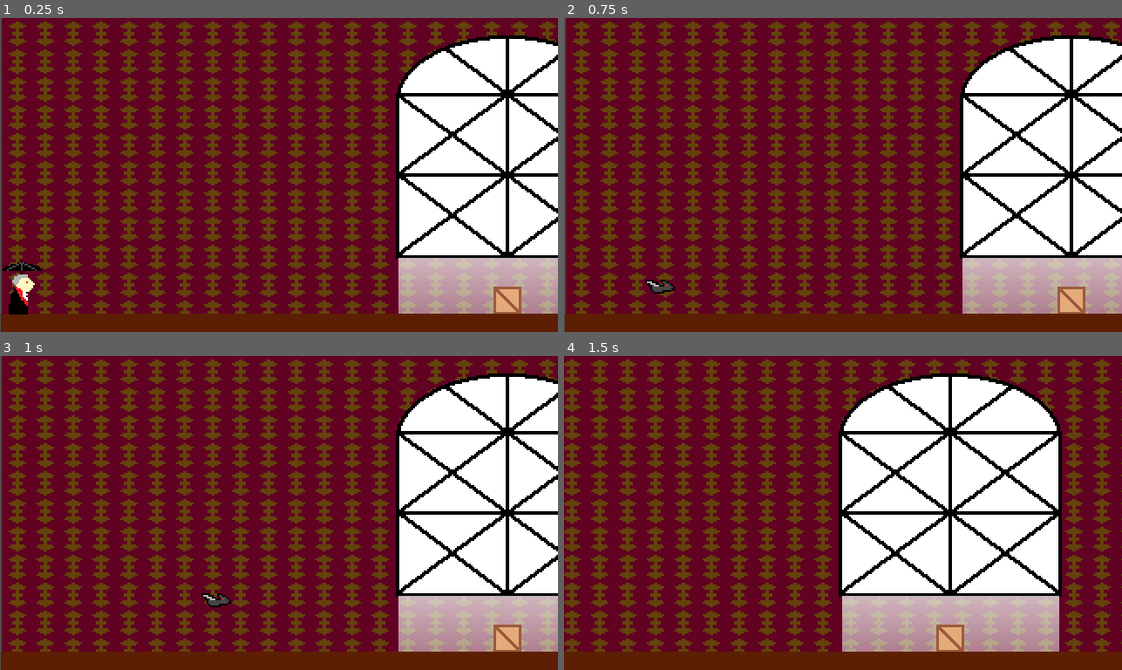
Above: before the commit, frames 1-4 (two rows, left to right).
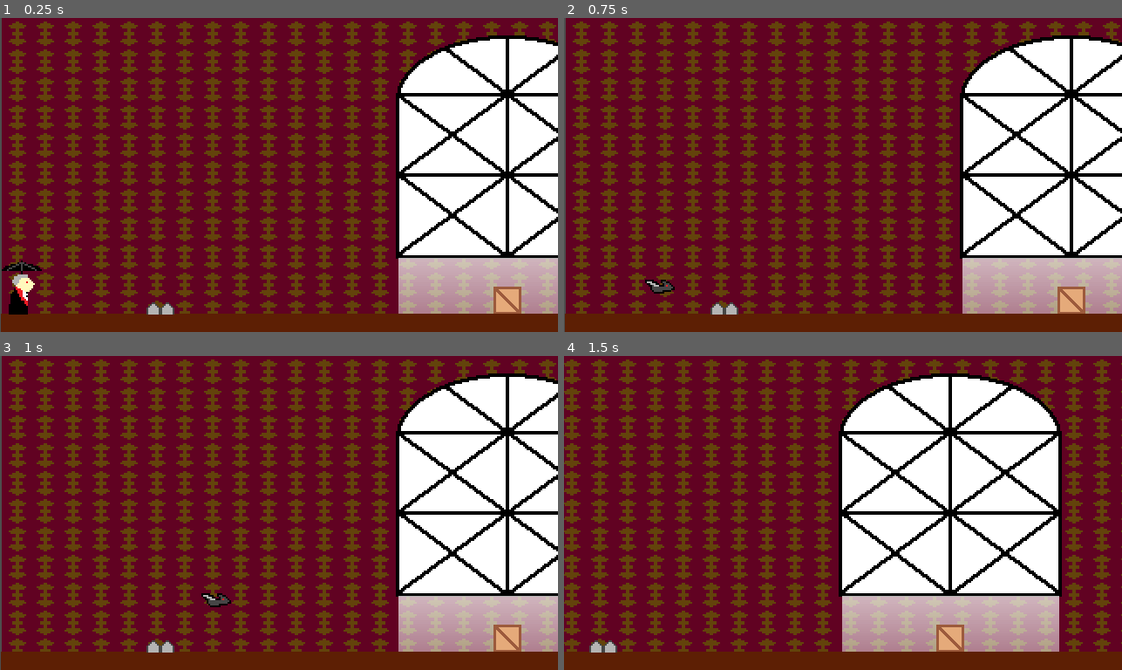
Above: after the commit, the same moments.

Repository: JedsadaSrijunpoe/sunlight-is-enemy
Game: Godot game, scene res://Level/level_1.tscn
Same seed, same stepped clock (60 frames per second), same inputs: the game is played once before the commit and once after it.
Inputs:
- Up to frame 1 (0.25 s): no input
- Up to frame 2 (0.75 s): tap Enter at 0.5 s; hold D (move_right) from 0.53 s (still down); tap Space (toggle) at 0.6 s
- Up to frame 3 (1 s): keep holding D (move_right); tap W (jump) at 0.77 s
- Up to frame 4 (1.5 s): keep holding D (move_right); tap Space (toggle) at 1.35 s

The runs differ from the first frame. In frame 1, 0.2% of the frame differs, in the area x 26-32%, y 90-95%; in frame 2, 0.2%; in frame 3, 0.2%; in frame 4, 0.2%.

Commit message:
Added spike trap and reworked player hurtbox

Diff:
--- /dev/null
+++ b/Hazard/spike_trap.tscn
@@ -0,0 +1,17 @@
+[gd_scene load_steps=3 format=3 uid="uid://bw878r7c0fvro"]
+
+[ext_resource type="Texture2D" uid="uid://bfcrp654mxqk5" path="res://Hazard/spiketrap.png" id="1_mmwt8"]
+[ext_resource type="PackedScene" uid="uid://bki1tq2g2gv5o" path="res://Overlap/hitbox.tscn" id="2_fba28"]
+
+[node name="SpikeTrap" type="Node2D"]
+
+[node name="Sprite2D" type="Sprite2D" parent="."]
+texture = ExtResource("1_mmwt8")
+
+[node name="Hitbox" parent="." instance=ExtResource("2_fba28")]
+collision_layer = 4
+
+[node name="CollisionPolygon2D" parent="Hitbox" index="0"]
+polygon = PackedVector2Array(-7, 8, -7, 4, -4, 2, -1, 4, 1, 4, 4, 2, 7, 4, 7, 8)
+
+[editable path="Hitbox"]
--- a/Level/level_1.tscn
+++ b/Level/level_1.tscn
@@ -1,10 +1,11 @@
-[gd_scene load_steps=9 format=3 uid="uid://buhroafmnptvy"]
+[gd_scene load_steps=10 format=3 uid="uid://buhroafmnptvy"]
 
 [ext_resource type="PackedScene" uid="uid://dshcq4y4i7jbj" path="res://Camera/camera_with_limit.tscn" id="1_gid3i"]
 [ext_resource type="PackedScene" uid="uid://kiu6g4gkywwq" path="res://Player/player.tscn" id="1_np07d"]
 [ext_resource type="Texture2D" uid="uid://cqoqimwucxhic" path="res://World/wallpaper3.png" id="1_voict"]
 [ext_resource type="PackedScene" uid="uid://55uh4xtx1ylx" path="res://Hazard/window.tscn" id="2_5jm23"]
 [ext_resource type="PackedScene" uid="uid://coq2wpfjr3ppr" path="res://World/crate.tscn" id="3_5571h"]
+[ext_resource type="PackedScene" uid="uid://bw878r7c0fvro" path="res://Hazard/spike_trap.tscn" id="6_mpf2n"]
 
 [sub_resource type="Gradient" id="Gradient_iuo6q"]
 colors = PackedColorArray(0.36601, 0.12483, 0.0196051, 1, 1, 1, 1, 1)
@@ -55,6 +56,9 @@
 [node name="RemoteTransform2D" type="RemoteTransform2D" parent="Player"]
 remote_path = NodePath("../../Camera2D")
 
+[node name="SpikeTrap" parent="." instance=ExtResource("6_mpf2n")]
+position = Vector2(92, 162)
+
 [editable path="Window"]
 [editable path="Window/Hitbox"]
 [editable path="Camera2D"]
--- a/Overlap/hurtbox.gd
+++ /dev/null
@@ -1,19 +0,0 @@
-extends Area2D
-
-@onready var timer = $Timer
-@onready var collision_shape = $CollisionShape2D
-
-# Called when the node enters the scene tree for the first time.
-func _ready():
-	pass # Replace with function body.
-
-# Called every frame. 'delta' is the elapsed time since the previous frame.
-func _process(delta):
-	pass
-
-func _on_area_entered(area):
-	collision_shape.set_deferred("disabled", true)
-	timer.start(0.1)
-
-func _on_timer_timeout():
-	collision_shape.disabled = false
--- a/Overlap/hurtbox.tscn
+++ b/Overlap/hurtbox.tscn
@@ -1,16 +1,7 @@
-[gd_scene load_steps=2 format=3 uid="uid://n1y0uqxv68mg"]
-
-[ext_resource type="Script" path="res://Overlap/hurtbox.gd" id="1_xn1lp"]
+[gd_scene format=3 uid="uid://n1y0uqxv68mg"]
 
 [node name="Hurtbox" type="Area2D"]
 collision_layer = 0
 collision_mask = 0
-script = ExtResource("1_xn1lp")
 
 [node name="CollisionShape2D" type="CollisionShape2D" parent="."]
-
-[node name="Timer" type="Timer" parent="."]
-one_shot = true
-
-[connection signal="area_entered" from="." to="." method="_on_area_entered"]
-[connection signal="timeout" from="Timer" to="." method="_on_timer_timeout"]
--- a/Player/player.gd
+++ b/Player/player.gd
@@ -8,6 +8,8 @@
 @onready var animated_sprite = $AnimatedSprite2D
 @onready var bat_collision_shape = $BatCollisionShape
 @onready var humanoid_collision_shape = $HumanoidCollisionShape
+@onready var bat_hurtbox = $BatHurtbox
+@onready var human_hurtbox = $HumanHurtbox
 
 var state = HUMANOID
 
@@ -49,7 +51,9 @@
 	if Input.is_action_just_pressed("toggle"):
 		state = HUMANOID
 		bat_collision_shape.disabled = true
+		bat_hurtbox.get_node("CollisionShape2D").disabled = true
 		humanoid_collision_shape.disabled = false
+		human_hurtbox.get_node("CollisionShape2D").disabled = false
 
 # Handle movement in human form
 func humanoid_state(delta):
@@ -77,14 +81,15 @@
 	if Input.is_action_just_pressed("toggle"):
 		state = BAT
 		bat_collision_shape.disabled = false
+		bat_hurtbox.get_node("CollisionShape2D").disabled = false
 		humanoid_collision_shape.disabled = true
+		human_hurtbox.get_node("CollisionShape2D").disabled = true
 
-# How the player react to hurtbox collision
-func _on_hurtbox_area_entered(area):
-	# Kill the player if the player is in the light while in bat form.
-	if area.IS_LIGHT :
-		if state == BAT :
-			queue_free()
-	# Kill the player
-	else :
+# How the player react to hurtbox collision in bat form
+func _on_bathurtbox_area_entered(_area):
+	queue_free()
+
+# How the player react to hurtbox collision in humanoid form
+func _on_humanhurtbox_area_entered(area):
+	if not area.IS_LIGHT:
 		queue_free()
--- a/Player/player.tscn
+++ b/Player/player.tscn
@@ -35,6 +35,9 @@
 radius = 6.70761
 height = 22.6288
 
+[sub_resource type="RectangleShape2D" id="RectangleShape2D_hictw"]
+size = Vector2(38.5687, 14.5471)
+
 [node name="Player" type="CharacterBody2D"]
 slide_on_ceiling = false
 script = ExtResource("1_laxjk")
@@ -54,15 +57,28 @@
 scale = Vector2(0.825044, 1.81557)
 shape = SubResource("RectangleShape2D_8qxx5")
 
-[node name="Hurtbox" parent="." instance=ExtResource("4_xc2u5")]
+[node name="BatHurtbox" parent="." instance=ExtResource("4_xc2u5")]
 collision_mask = 4
 monitorable = false
 
-[node name="CollisionShape2D" parent="Hurtbox" index="0"]
+[node name="CollisionShape2D" parent="BatHurtbox" index="0"]
 rotation = 1.5708
 scale = Vector2(0.596338, -0.618682)
 shape = SubResource("CapsuleShape2D_v3xiy")
+disabled = true
 
-[connection signal="area_entered" from="Hurtbox" to="." method="_on_hurtbox_area_entered"]
+[node name="HumanHurtbox" parent="." instance=ExtResource("4_xc2u5")]
+collision_mask = 4
+monitorable = false
 
-[editable path="Hurtbox"]
+[node name="CollisionShape2D" parent="HumanHurtbox" index="0"]
+position = Vector2(-0.500016, 4.5)
+rotation = 1.5708
+scale = Vector2(0.596338, -0.618682)
+shape = SubResource("RectangleShape2D_hictw")
+
+[connection signal="area_entered" from="BatHurtbox" to="." method="_on_bathurtbox_area_entered"]
+[connection signal="area_entered" from="HumanHurtbox" to="." method="_on_humanhurtbox_area_entered"]
+
+[editable path="BatHurtbox"]
+[editable path="HumanHurtbox"]
Binary file added: Hazard/spiketrap.png
Not shown, added: Hazard/spiketrap.png.import
Not shown: 1 places in Player/player.tscn that only renumber resources
